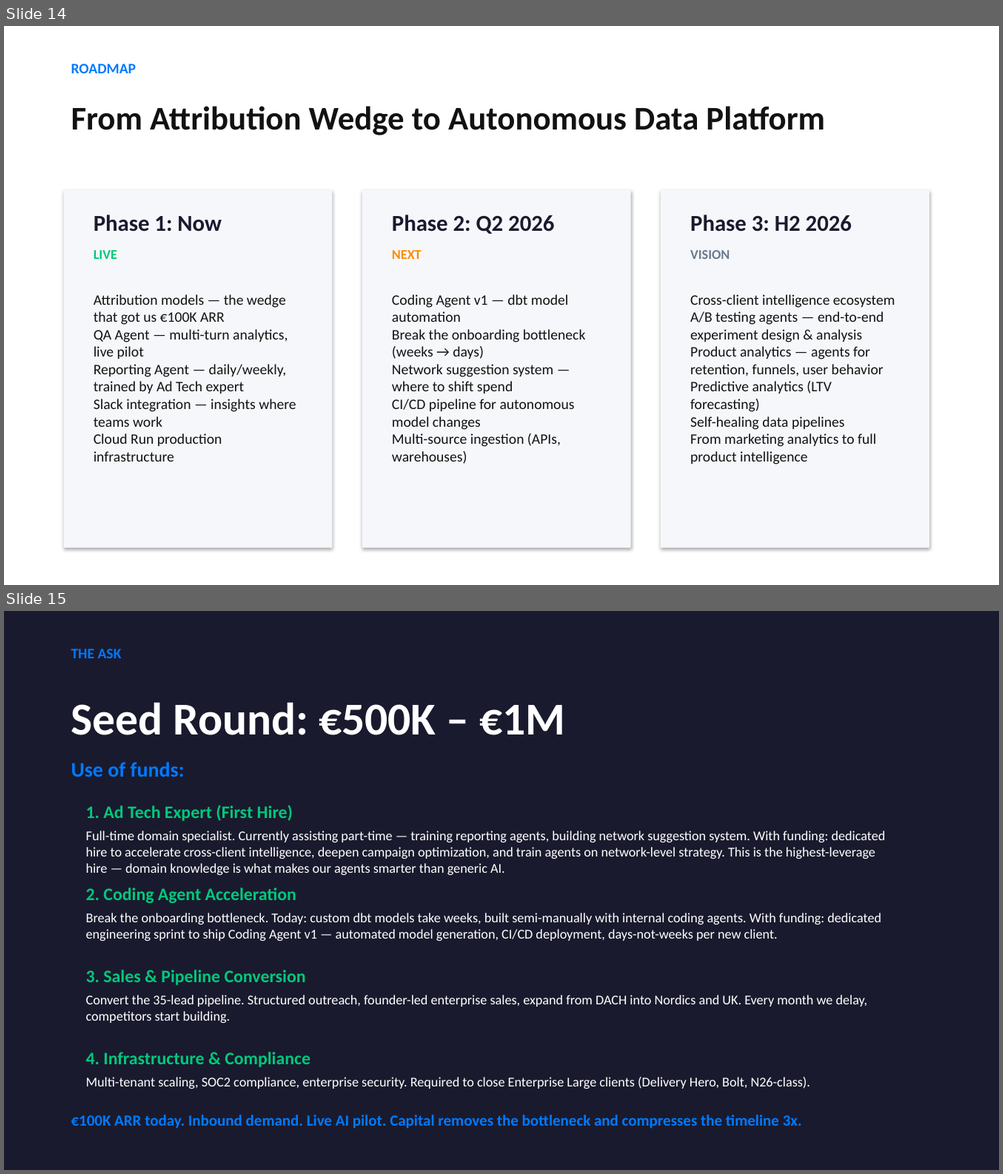
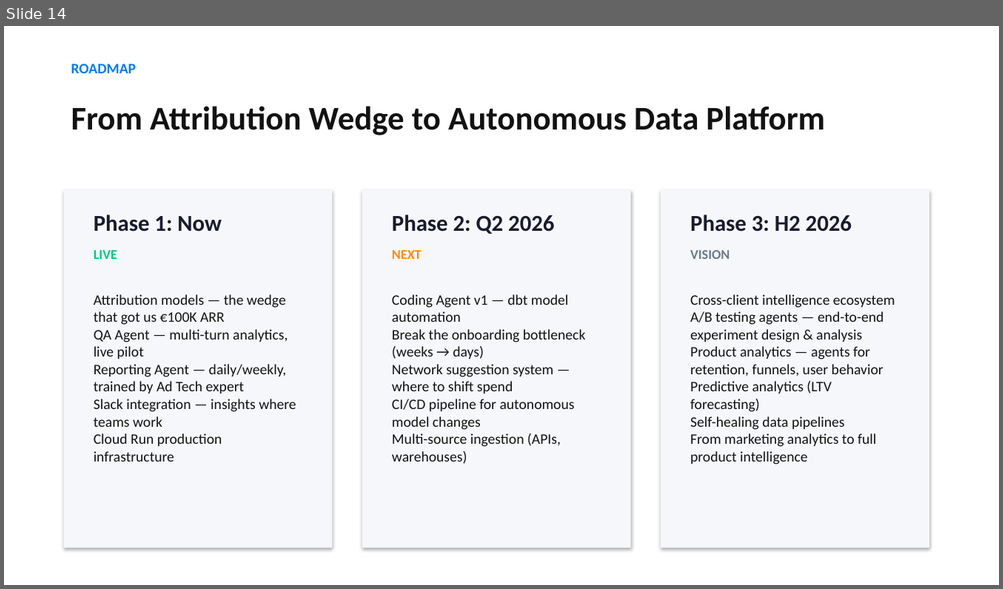
Before and after one commit to kostaspaps/NG, a slide deck: Lupe_Investor_Deck.pptx. Shown one above the other, each under a label of ours: slides 14 and 15 before the commit, slide 14 after it. The pictures are 1003x1174 and 1003x589 pixels, drawn with LibreOffice and Linux fonts; fonts in the diff are those of the drawing. Boxes give left, top, right and bottom in pixels: in the first picture for what was removed or moved away, otherwise in the second. Text is boxed around its words. In the diff, an @@ line names an element or a change of style, - is before the commit and + after.

```diff
--- a/Lupe_Investor_Deck.pptx
+++ b/Lupe_Investor_Deck.pptx
@@ slide 15 removed at [4, 611, 999, 1170], background #1A1A2E @@
@@ text removed at [71, 649, 122, 658] @@
-THE ASK
@@ text removed at [71, 702, 565, 735] @@
-Seed Round: €500K – €1M
@@ text removed at [71, 762, 185, 777] @@
-Use of funds:
@@ text removed at [86, 805, 293, 821] @@
-1. Ad Tech Expert (First Hire)
@@ text removed at [86, 831, 885, 875] @@
-Full-time domain specialist. Currently assisting part-time — training reporting agents, building network suggestion system. With funding: dedicated hire to accelerate cross-client intelligence, deepen campaign optimization, and train agents on network-level strategy. This is the highest-leverage hire — domain knowledge is what makes our agents smarter than generic AI.
@@ text removed at [86, 888, 296, 903] @@
-2. Coding Agent Acceleration
@@ text removed at [86, 913, 881, 941] @@
-Break the onboarding bottleneck. Today: custom dbt models take weeks, built semi-manually with internal coding agents. With funding: dedicated engineering sprint to ship Coding Agent v1 — automated model generation, CI/CD deployment, days-not-weeks per new client.
@@ text removed at [86, 970, 306, 985] @@
-3. Sales & Pipeline Conversion
@@ text removed at [86, 995, 868, 1023] @@
-Convert the 35-lead pipeline. Structured outreach, founder-led enterprise sales, expand from DACH into Nordics and UK. Every month we delay, competitors start building.
@@ text removed at [86, 1052, 310, 1068] @@
-4. Infrastructure & Compliance
@@ text removed at [86, 1077, 811, 1089] @@
-Multi-tenant scaling, SOC2 compliance, enterprise security. Required to close Enterprise Large clients (Delivery Hero, Bolt, N26-class).
@@ text removed at [71, 1115, 802, 1129] @@
-€100K ARR today. Inbound demand. Live AI pilot. Capital removes the bottleneck and compresses the timeline 3x.
```
Also in this commit, not shown: 5 slides changed, 1 slide added, 1 other file.
